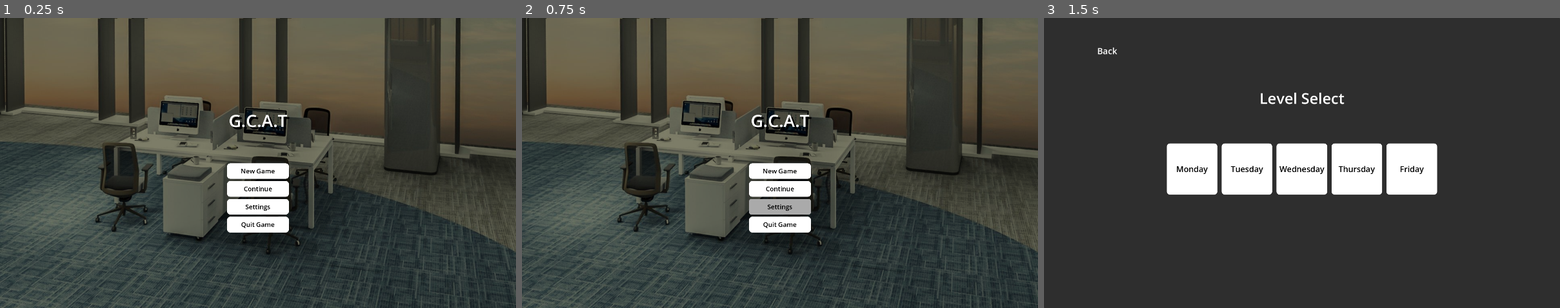
Above: before the commit, frames 1-3 (left to right).
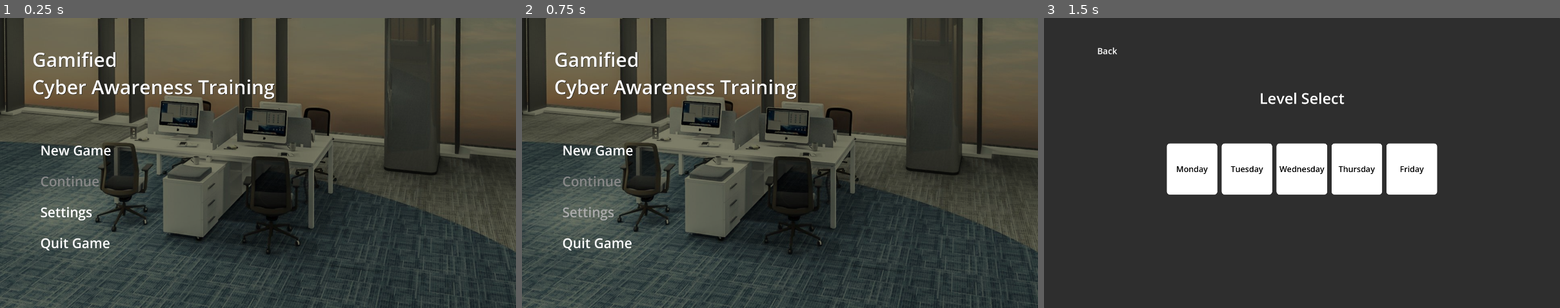
Above: after the commit, the same moments.

Repository: Wong-Kai-Lun/gamified-cybersecurity-awareness-training
Game: Godot game, scene res://game/main_menu/main_menu.tscn
The game is run twice, just before and just after one commit, with the same random seed, the same clock (stepped at 60 frames per second) and the same inputs.
Inputs:
- Up to frame 1 (0.25 s): no input
- Up to frame 2 (0.75 s): click "Settings" at 0.5 s
- Up to frame 3 (1.5 s): click "New Game" at 1.25 s

The runs differ from the first frame. In frame 1, 5.0% of the frame differs, in the area x 6-57%, y 11-81%; in frame 2, 4.9%; in frame 3, nothing differs.

Commit message:
Update MainMenu layout

Diff:
--- a/godot/game/main_menu/main_menu.gd
+++ b/godot/game/main_menu/main_menu.gd
@@ -7,7 +7,7 @@
 
 
 # Called every frame. 'delta' is the elapsed time since the previous frame.
-func _process(delta: float) -> void:
+func _process(_delta: float) -> void:
 	pass
 
 
--- a/godot/game/main_menu/main_menu.tscn
+++ b/godot/game/main_menu/main_menu.tscn
@@ -9,26 +9,13 @@
 
 [sub_resource type="StyleBoxEmpty" id="StyleBoxEmpty_ekgwc"]
 
-[sub_resource type="StyleBoxFlat" id="StyleBoxFlat_sax8c"]
-bg_color = Color(0.666569, 0.666569, 0.666569, 1)
-corner_radius_top_left = 8
-corner_radius_top_right = 8
-corner_radius_bottom_right = 8
-corner_radius_bottom_left = 8
+[sub_resource type="StyleBoxEmpty" id="StyleBoxEmpty_508kk"]
 
-[sub_resource type="StyleBoxFlat" id="StyleBoxFlat_y17vm"]
-bg_color = Color(0.466181, 0.466181, 0.466181, 1)
-corner_radius_top_left = 8
-corner_radius_top_right = 8
-corner_radius_bottom_right = 8
-corner_radius_bottom_left = 8
+[sub_resource type="StyleBoxEmpty" id="StyleBoxEmpty_j7ch3"]
 
-[sub_resource type="StyleBoxFlat" id="StyleBoxFlat_sn6uv"]
-bg_color = Color(1, 1, 1, 1)
-corner_radius_top_left = 12
-corner_radius_top_right = 12
-corner_radius_bottom_right = 12
-corner_radius_bottom_left = 12
+[sub_resource type="StyleBoxEmpty" id="StyleBoxEmpty_i8a73"]
+
+[sub_resource type="StyleBoxEmpty" id="StyleBoxEmpty_bu578"]
 
 [node name="Main Menu" type="Control"]
 layout_mode = 3
@@ -50,99 +37,117 @@
 
 [node name="GameTitle" type="Label" parent="."]
 layout_mode = 1
-anchors_preset = 14
-anchor_top = 0.5
+anchors_preset = 10
 anchor_right = 1.0
-anchor_bottom = 0.5
-offset_top = -203.0
-offset_bottom = -115.0
+offset_left = 120.0
+offset_top = 90.0
+offset_right = -275.0
+offset_bottom = 322.0
+grow_horizontal = 2
+theme_override_colors/font_shadow_color = Color(0, 0, 0, 1)
+theme_override_font_sizes/font_size = 72
+text = "Gamified
+Cyber Awareness Training"
+vertical_alignment = 1
+
+[node name="HBoxContainer" type="HBoxContainer" parent="."]
+layout_mode = 1
+anchors_preset = 15
+anchor_right = 1.0
+anchor_bottom = 1.0
 grow_horizontal = 2
 grow_vertical = 2
-theme_override_colors/font_shadow_color = Color(0, 0, 0, 1)
-theme_override_constants/shadow_offset_x = 8
-theme_override_constants/shadow_offset_y = 8
-theme_override_constants/outline_size = 0
-theme_override_font_sizes/font_size = 64
-text = "G.C.A.T"
-horizontal_alignment = 1
-vertical_alignment = 1
 
-[node name="ButtonContainer" type="VBoxContainer" parent="."]
-layout_mode = 1
-anchors_preset = 8
-anchor_left = 0.5
-anchor_top = 0.5
-anchor_right = 0.5
-anchor_bottom = 0.5
-offset_left = -115.0
-offset_top = 1.0
-offset_right = 115.0
-offset_bottom = 259.0
-grow_horizontal = 2
-grow_vertical = 2
-theme_override_constants/separation = 8
+[node name="MarginContainer" type="MarginContainer" parent="HBoxContainer"]
+layout_mode = 2
+size_flags_horizontal = 3
+theme_override_constants/margin_left = 150
+theme_override_constants/margin_top = 450
+theme_override_constants/margin_right = 450
+theme_override_constants/margin_bottom = 200
 
-[node name="NewGame" type="Button" parent="ButtonContainer"]
+[node name="ButtonContainer" type="VBoxContainer" parent="HBoxContainer/MarginContainer"]
 layout_mode = 2
-size_flags_vertical = 3
+size_flags_horizontal = 3
+theme_override_constants/separation = 30
+
+[node name="NewGame" type="Button" parent="HBoxContainer/MarginContainer/ButtonContainer"]
+layout_mode = 2
+size_flags_vertical = 6
 mouse_default_cursor_shape = 2
-theme_override_colors/font_hover_color = Color(0, 0, 0, 1)
-theme_override_colors/font_pressed_color = Color(0, 0, 0, 1)
-theme_override_colors/font_focus_color = Color(0, 0, 0, 1)
-theme_override_colors/font_color = Color(0, 0, 0, 1)
-theme_override_font_sizes/font_size = 24
+theme_override_colors/font_disabled_color = Color(0.533333, 0.533333, 0.533333, 1)
+theme_override_colors/font_hover_color = Color(0.666667, 0.666667, 0.666667, 1)
+theme_override_colors/font_pressed_color = Color(0.466667, 0.466667, 0.466667, 1)
+theme_override_colors/font_focus_color = Color(0.466667, 0.466667, 0.466667, 1)
+theme_override_colors/font_color = Color(1, 1, 1, 1)
+theme_override_font_sizes/font_size = 50
 theme_override_styles/focus = SubResource("StyleBoxEmpty_ekgwc")
-theme_override_styles/hover = SubResource("StyleBoxFlat_sax8c")
-theme_override_styles/pressed = SubResource("StyleBoxFlat_y17vm")
-theme_override_styles/normal = SubResource("StyleBoxFlat_sn6uv")
+theme_override_styles/hover = SubResource("StyleBoxEmpty_508kk")
+theme_override_styles/pressed = SubResource("StyleBoxEmpty_j7ch3")
+theme_override_styles/normal = SubResource("StyleBoxEmpty_i8a73")
 text = "New Game"
+alignment = 0
 
-[node name="Continue" type="Button" parent="ButtonContainer"]
+[node name="Continue" type="Button" parent="HBoxContainer/MarginContainer/ButtonContainer"]
 layout_mode = 2
-size_flags_vertical = 3
+size_flags_vertical = 6
 mouse_default_cursor_shape = 2
-theme_override_colors/font_hover_color = Color(0, 0, 0, 1)
-theme_override_colors/font_pressed_color = Color(0, 0, 0, 1)
-theme_override_colors/font_focus_color = Color(0, 0, 0, 1)
-theme_override_colors/font_color = Color(0, 0, 0, 1)
-theme_override_font_sizes/font_size = 24
+theme_override_colors/font_disabled_color = Color(0.533333, 0.533333, 0.533333, 1)
+theme_override_colors/font_hover_color = Color(0.666667, 0.666667, 0.666667, 1)
+theme_override_colors/font_pressed_color = Color(0.466667, 0.466667, 0.466667, 1)
+theme_override_colors/font_focus_color = Color(0.466667, 0.466667, 0.466667, 1)
+theme_override_colors/font_color = Color(1, 1, 1, 1)
+theme_override_font_sizes/font_size = 50
 theme_override_styles/focus = SubResource("StyleBoxEmpty_ekgwc")
-theme_override_styles/hover = SubResource("StyleBoxFlat_sax8c")
-theme_override_styles/pressed = SubResource("StyleBoxFlat_y17vm")
-theme_override_styles/normal = SubResource("StyleBoxFlat_sn6uv")
+theme_override_styles/disabled = SubResource("StyleBoxEmpty_bu578")
+theme_override_styles/hover = SubResource("StyleBoxEmpty_508kk")
+theme_override_styles/pressed = SubResource("StyleBoxEmpty_j7ch3")
+theme_override_styles/normal = SubResource("StyleBoxEmpty_i8a73")
+disabled = true
 text = "Continue"
+alignment = 0
 
-[node name="Settings" type="Button" parent="ButtonContainer"]
+[node name="Settings" type="Button" parent="HBoxContainer/MarginContainer/ButtonContainer"]
 layout_mode = 2
-size_flags_vertical = 3
+size_flags_vertical = 6
 mouse_default_cursor_shape = 2
-theme_override_colors/font_hover_color = Color(0, 0, 0, 1)
-theme_override_colors/font_pressed_color = Color(0, 0, 0, 1)
-theme_override_colors/font_focus_color = Color(0, 0, 0, 1)
-theme_override_colors/font_color = Color(0, 0, 0, 1)
-theme_override_font_sizes/font_size = 24
+theme_override_colors/font_disabled_color = Color(0.533333, 0.533333, 0.533333, 1)
+theme_override_colors/font_hover_color = Color(0.666667, 0.666667, 0.666667, 1)
+theme_override_colors/font_pressed_color = Color(0.466667, 0.466667, 0.466667, 1)
+theme_override_colors/font_focus_color = Color(0.466667, 0.466667, 0.466667, 1)
+theme_override_colors/font_color = Color(1, 1, 1, 1)
+theme_override_font_sizes/font_size = 50
 theme_override_styles/focus = SubResource("StyleBoxEmpty_ekgwc")
-theme_override_styles/hover = SubResource("StyleBoxFlat_sax8c")
-theme_override_styles/pressed = SubResource("StyleBoxFlat_y17vm")
-theme_override_styles/normal = SubResource("StyleBoxFlat_sn6uv")
+theme_override_styles/hover = SubResource("StyleBoxEmpty_508kk")
+theme_override_styles/pressed = SubResource("StyleBoxEmpty_j7ch3")
+theme_override_styles/normal = SubResource("StyleBoxEmpty_i8a73")
 text = "Settings"
+alignment = 0
 
-[node name="QuitGame" type="Button" parent="ButtonContainer"]
+[node name="QuitGame" type="Button" parent="HBoxContainer/MarginContainer/ButtonContainer"]
 layout_mode = 2
-size_flags_vertical = 3
+size_flags_vertical = 6
 mouse_default_cursor_shape = 2
-theme_override_colors/font_hover_color = Color(0, 0, 0, 1)
-theme_override_colors/font_pressed_color = Color(0, 0, 0, 1)
-theme_override_colors/font_focus_color = Color(0, 0, 0, 1)
-theme_override_colors/font_color = Color(0, 0, 0, 1)
-theme_override_font_sizes/font_size = 24
+theme_override_colors/font_disabled_color = Color(0.533333, 0.533333, 0.533333, 1)
+theme_override_colors/font_hover_color = Color(0.666667, 0.666667, 0.666667, 1)
+theme_override_colors/font_pressed_color = Color(0.466667, 0.466667, 0.466667, 1)
+theme_override_colors/font_focus_color = Color(0.466667, 0.466667, 0.466667, 1)
+theme_override_colors/font_color = Color(1, 1, 1, 1)
+theme_override_font_sizes/font_size = 50
 theme_override_styles/focus = SubResource("StyleBoxEmpty_ekgwc")
-theme_override_styles/hover = SubResource("StyleBoxFlat_sax8c")
-theme_override_styles/pressed = SubResource("StyleBoxFlat_y17vm")
-theme_override_styles/normal = SubResource("StyleBoxFlat_sn6uv")
+theme_override_styles/hover = SubResource("StyleBoxEmpty_508kk")
+theme_override_styles/pressed = SubResource("StyleBoxEmpty_j7ch3")
+theme_override_styles/normal = SubResource("StyleBoxEmpty_i8a73")
 text = "Quit Game"
+alignment = 0
 
-[connection signal="pressed" from="ButtonContainer/NewGame" to="." method="_on_new_game_pressed"]
-[connection signal="pressed" from="ButtonContainer/Continue" to="." method="_on_continue_pressed"]
-[connection signal="pressed" from="ButtonContainer/Settings" to="." method="_on_settings_pressed"]
-[connection signal="pressed" from="ButtonContainer/QuitGame" to="." method="_on_quit_game_pressed"]
+[node name="Scoreboard" type="Control" parent="HBoxContainer"]
+layout_mode = 2
+size_flags_horizontal = 3
+
+[node name="CanvasLayer" type="CanvasLayer" parent="."]
+
+[connection signal="pressed" from="HBoxContainer/MarginContainer/ButtonContainer/NewGame" to="." method="_on_new_game_pressed"]
+[connection signal="pressed" from="HBoxContainer/MarginContainer/ButtonContainer/Continue" to="." method="_on_continue_pressed"]
+[connection signal="pressed" from="HBoxContainer/MarginContainer/ButtonContainer/Settings" to="." method="_on_settings_pressed"]
+[connection signal="pressed" from="HBoxContainer/MarginContainer/ButtonContainer/QuitGame" to="." method="_on_quit_game_pressed"]
Not shown: 1 places in godot/game/main_menu/main_menu.tscn that only renumber resources
